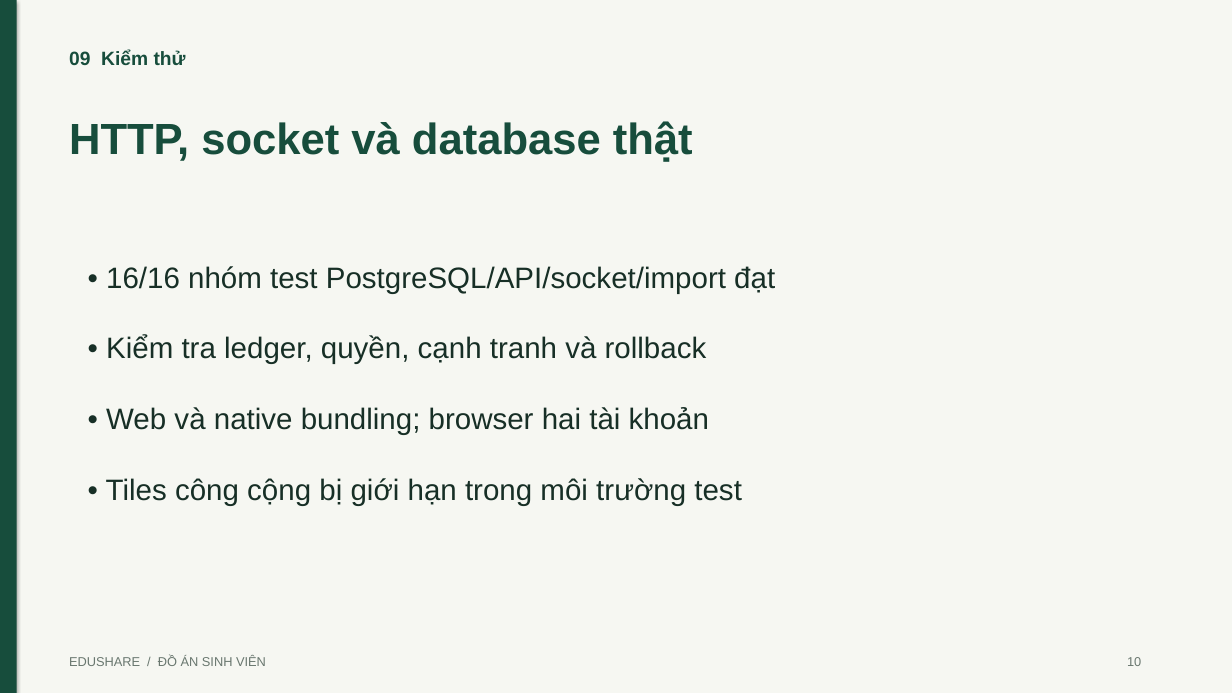
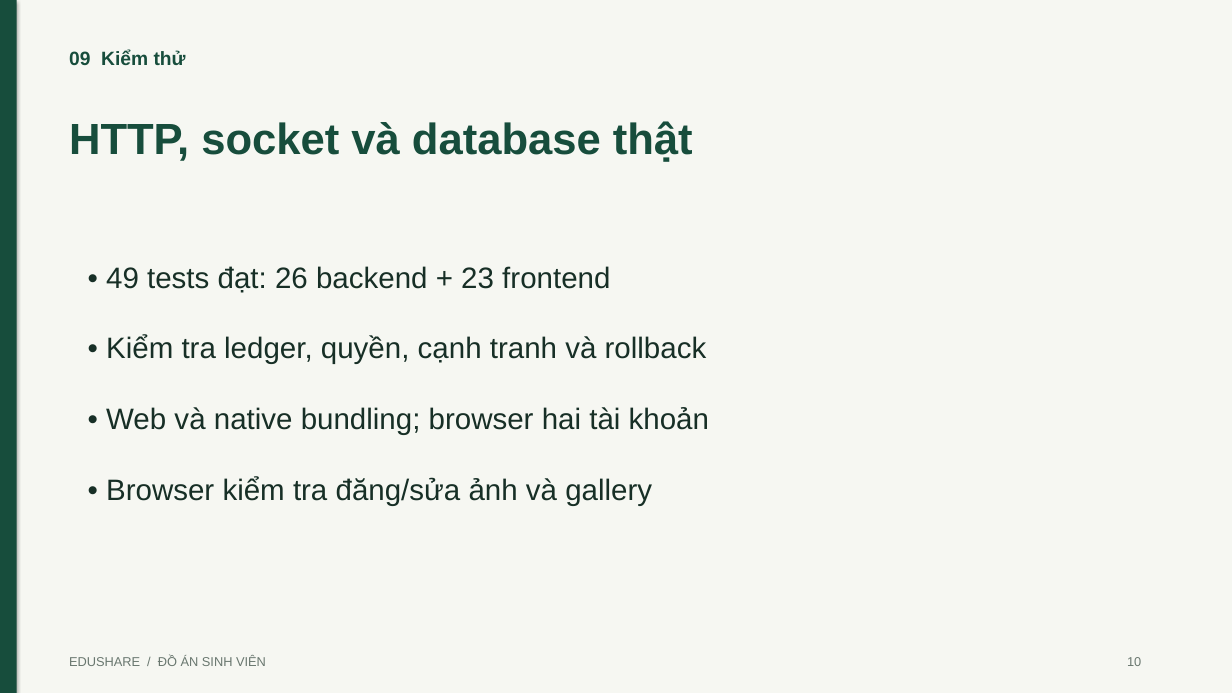
Before and after one commit to TanTai08/AppEduShare, a slide deck: slide 10 of docs/EduShare_Thuyet_Trinh.pptx. Drawn at 1232x693 pixels with LibreOffice and Linux fonts; fonts in the diff are those of the drawing. Boxes give left, top, right and bottom in pixels: in the first picture for what was removed or moved away, otherwise in the second. Text is boxed around its words. In the diff, an @@ line names an element or a change of style, - is before the commit and + after.

```diff
--- a/docs/EduShare_Thuyet_Trinh.pptx
+++ b/docs/EduShare_Thuyet_Trinh.pptx
@@ text at (x1=106, y1=266, x2=610, y2=293): text changed @@
-• 16/16 nhóm test PostgreSQL/API/socket/import đạt
+• 49 tests đạt: 26 backend + 23 frontend
@@ text at (x1=106, y1=477, x2=652, y2=506): text changed @@
-• Tiles công cộng bị giới hạn trong môi trường test
+• Browser kiểm tra đăng/sửa ảnh và gallery
```
Also in this commit, not shown: 5 other slides changed, 37 other files.
